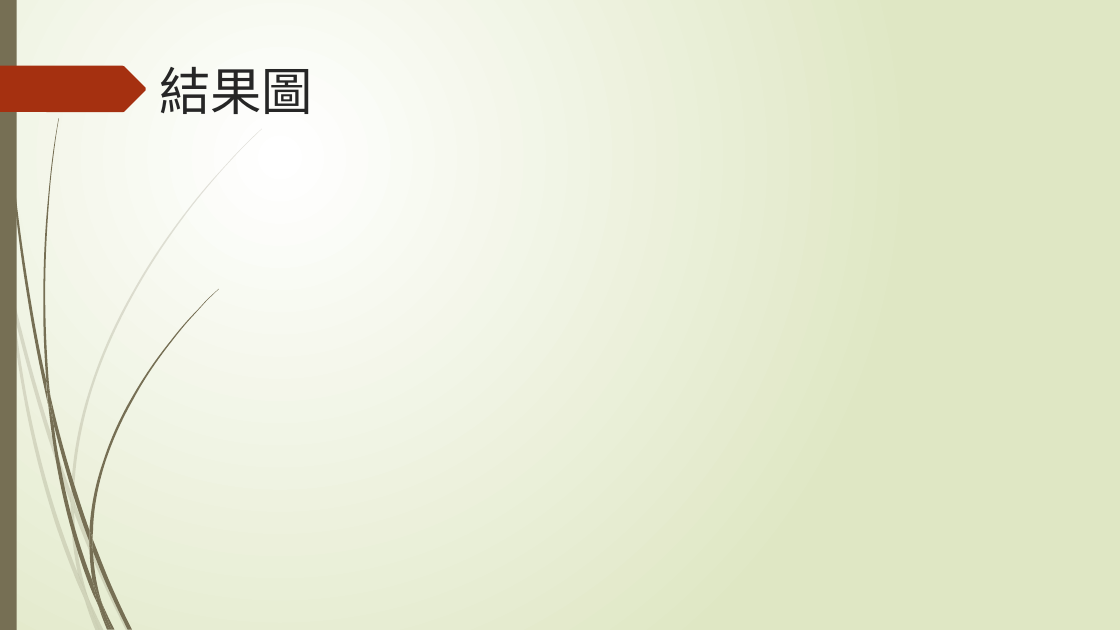
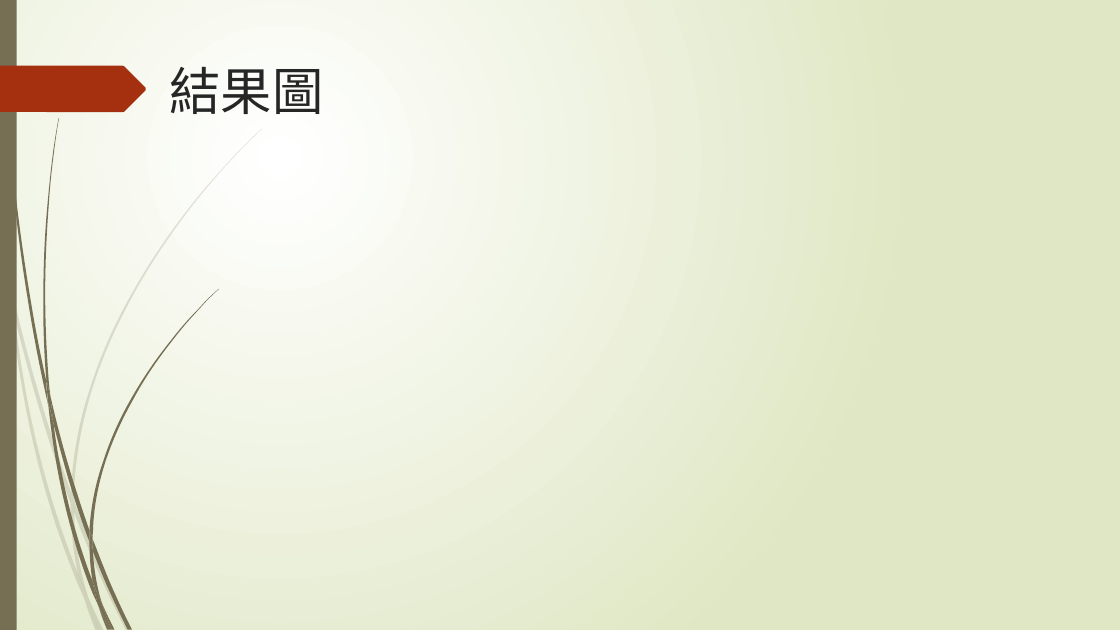
Before and after one commit to NIUWCSP/OTSM, a slide deck: slide 10 of report/以SDR實現OTSM通訊技術.pptx (slide 9 before the commit). Drawn at 1120x630 pixels with LibreOffice and Linux fonts; fonts in the diff are those of the drawing. Boxes give left, top, right and bottom in pixels: in the first picture for what was removed or moved away, otherwise in the second. Text is boxed around its words. In the diff, an @@ line names an element or a change of style, - is before the commit and + after.

```diff
--- a/report/以SDR實現OTSM通訊技術.pptx
+++ b/report/以SDR實現OTSM通訊技術.pptx
@@ title "結果圖": place and size @@
-title "結果圖" at <box>159,67,313,114</box>
+title "結果圖" at <box>170,67,324,114</box>
```
Also in this commit, not shown: 11 other slides changed, 1 slide added, 1 slide removed.
